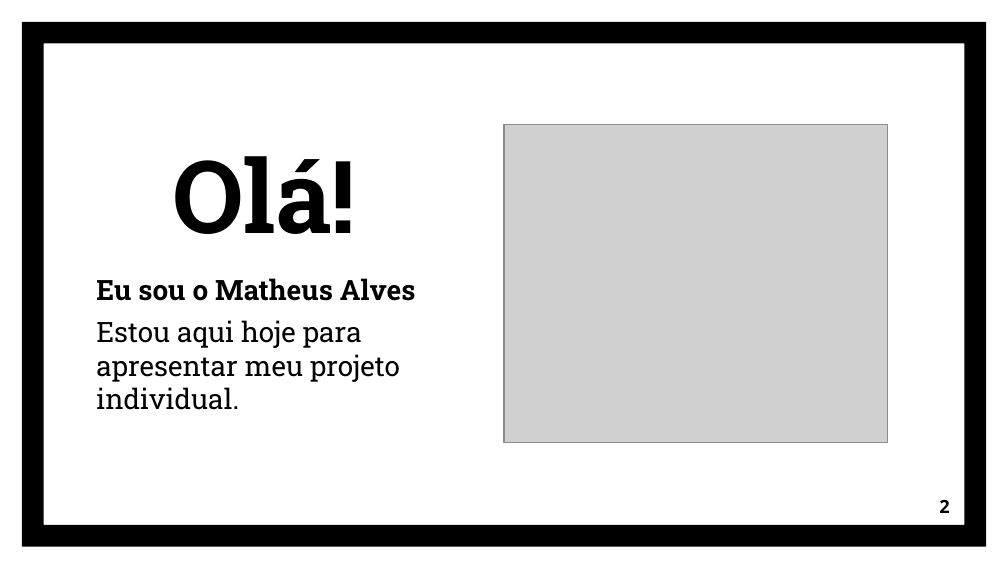
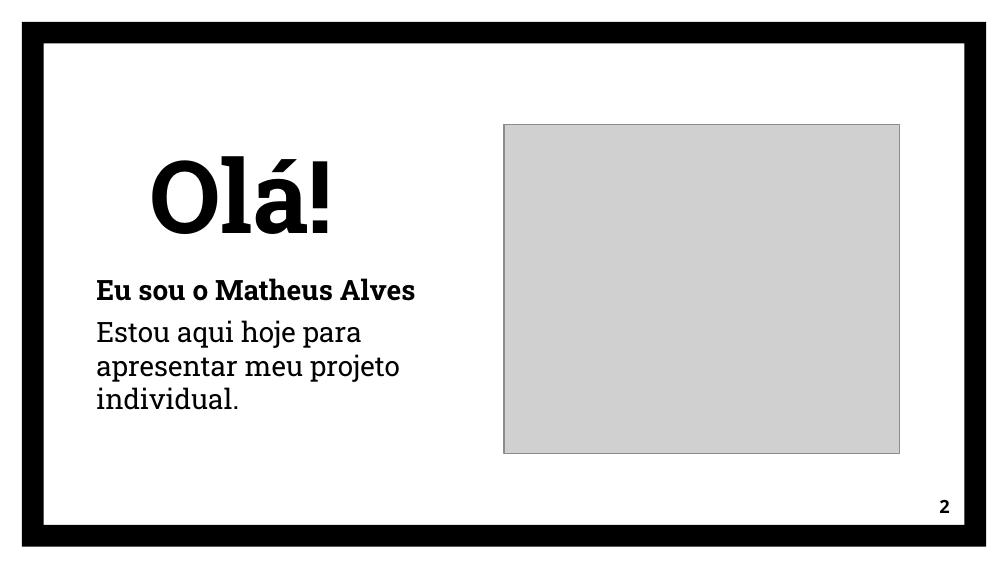
Before and after one commit to matheussOliveira1/projeto_Individual, a slide deck: slide 2 of site/public/DOCS_SLIDES/slides_WebDemon.pptx. Drawn at 1008x567 pixels with LibreOffice and Linux fonts; fonts in the diff are those of the drawing; grey boxes stand for pictures. Boxes give left, top, right and bottom in pixels: in the first picture for what was removed or moved away, otherwise in the second. Text is boxed around its words. In the diff, an @@ line names an element or a change of style, - is before the commit and + after.

```diff
--- a/site/public/DOCS_SLIDES/slides_WebDemon.pptx
+++ b/site/public/DOCS_SLIDES/slides_WebDemon.pptx
@@ text "Olá!": place and size @@
-text "Olá!" at (172, 156, 356, 234)
+text "Olá!" at (149, 156, 333, 234)
@@ picture: place and size @@
-picture at (504, 124, 887, 443)
+picture at (504, 124, 899, 454)
```
Also in this commit, not shown: 2 other slides changed, 3 slides added, 30 other files.
